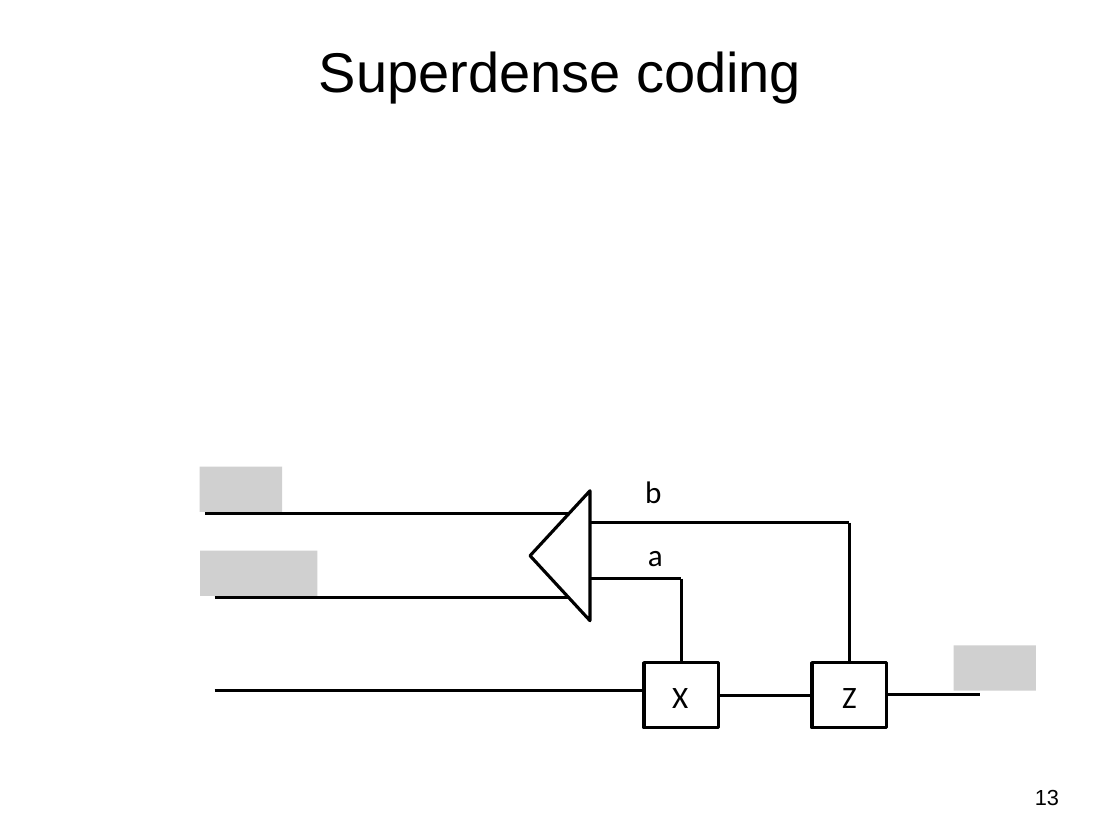
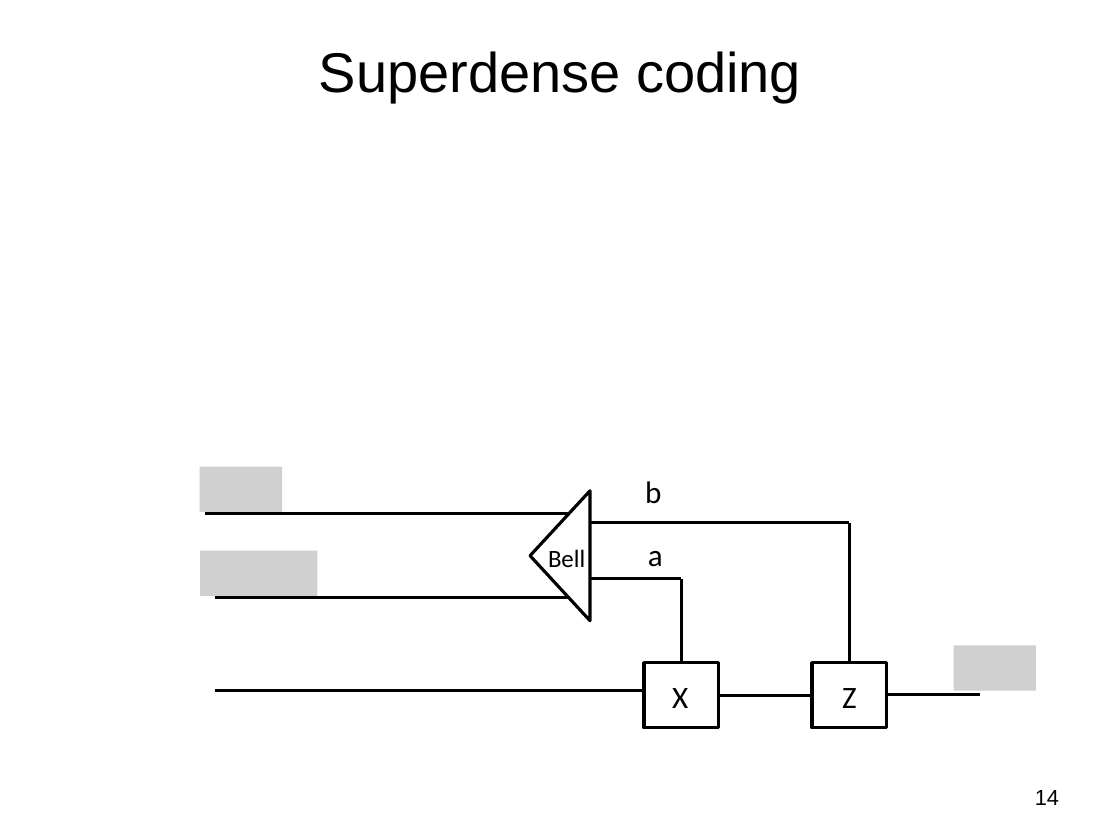
Before and after one commit to jlmucb/class_notes, a slide deck: slide 14 of BerkeleyClass/CS290Spring2013/Lectures/QC.pptx (slide 13 before the commit). Drawn at 1120x840 pixels with LibreOffice and Linux fonts; fonts in the diff are those of the drawing; grey boxes stand for pictures. Boxes give left, top, right and bottom in pixels: in the first picture for what was removed or moved away, otherwise in the second. Text is boxed around its words. In the diff, an @@ line names an element or a change of style, - is before the commit and + after.

```diff
--- a/BerkeleyClass/CS290Spring2013/Lectures/QC.pptx
+++ b/BerkeleyClass/CS290Spring2013/Lectures/QC.pptx
@@ text added at [548, 549, 585, 567], 16 pt, text #000000 @@
+Bell
@@ page number at [1035, 790, 1059, 805]: text changed @@
-13
+14
```
Also in this commit, not shown: 7 other slides changed, 8 slides added, 3 slides removed.
